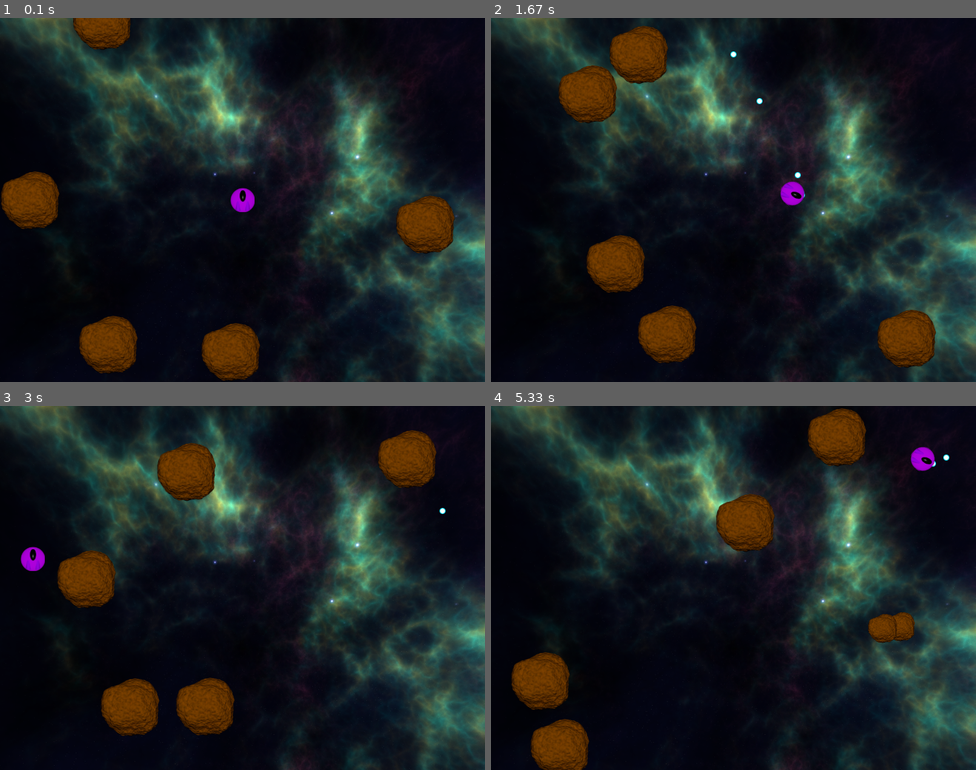
Above: before the commit, frames 1-4 (two rows, left to right).
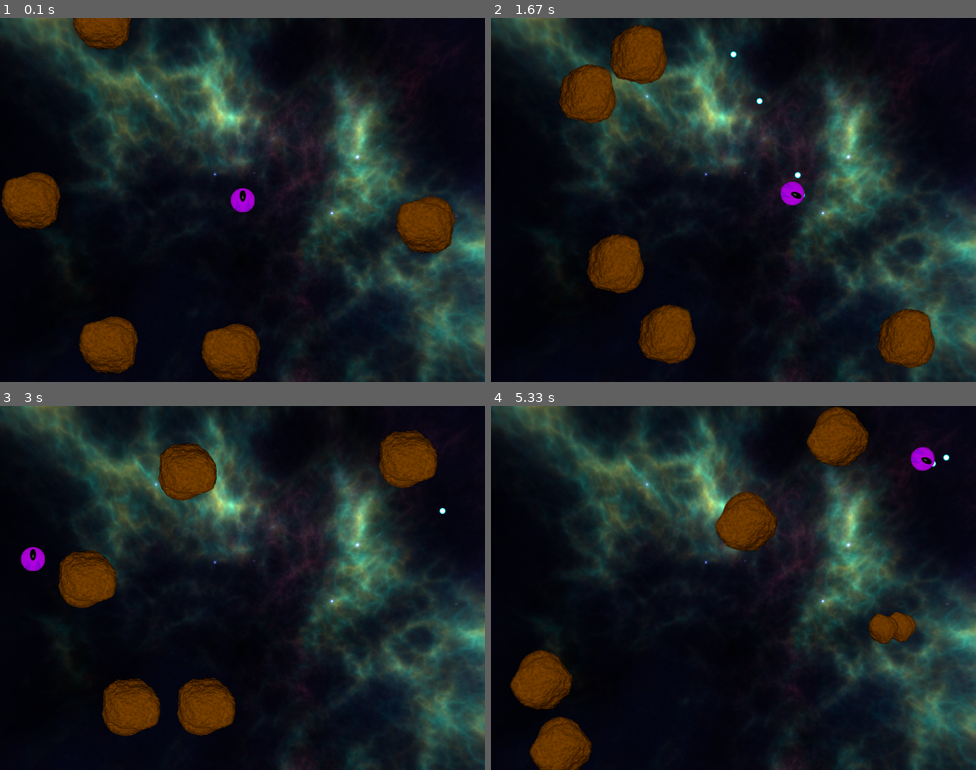
Above: after the commit, the same moments.

Repository: StochasticJP/pygame_asteroids
Game: pygame game, started from __main__.py
Two runs of this game, one before a commit and one after it. Both use one fixed random seed, a clock stepped at 60 frames per second and the inputs below.
Inputs:
- Up to frame 1 (0.1 s): no input
- Up to frame 2 (1.67 s): tap Space at 0.33, 0.73, 1.03, 1.23, 1.57 s; hold Right 0.67-1.13 s; hold Up 1.17-1.47 s; hold Right from 1.5 s (still down)
- Up to frame 3 (3 s): tap Space at 1.87, 2.07, 2.37, 2.63, 2.93 s; release Right at 1.97 s; hold Left 2-2.53 s; hold Left 2.57-2.97 s
- Up to frame 4 (5.33 s): hold Up 3-3.37 s; tap Space at 3.07, 3.47, 3.77, 4.13, 4.43, 4.63, 4.93, 5.13 s; hold Right 3.4-4.03 s; hold Left 4.07-4.53 s; hold Right 4.57-5.03 s; hold Up from 5.07 s (still down)

The runs differ from the first frame. In frame 1, 0.9% of the frame differs, in the area x 0-94%, y 0-100%; in frame 2, 2.4%; in frame 3, 2.8%, in the area x 11-91%, y 6-91%; in frame 4, 2.2%.

Commit message:
added rotational logic to the asteroids

Diff:
--- a/asteroids.py
+++ b/asteroids.py
@@ -7,11 +7,12 @@
 
 class Asteroids(GameObject):
     ASTEROIDS = "asteroid"
-    CONST_ROTATION = 1
+    ROT_SPEED = -1
 
     def __init__(self, position, create_asteroid_callback, size=3):
         self.size = size
         self.create_asteroid_callback = create_asteroid_callback
+        self.angle = 0
 
         size_to_scale = {
             3: 1,
@@ -30,13 +31,10 @@
                 asteroid = Asteroids(self.position, self.create_asteroid_callback, self.size - 1)
                 self.create_asteroid_callback(asteroid)
 
-
-    # def rotate(self):
-    #     self.direction.rotate_ip(self.CONST_ROTATION)
-
-    # def draw(self, surface):
-    #     angle = self.direction.angle_to(self.UP_COORDS)
-    #     rotated_surface = rotozoom(self.sprite, angle, 1.0)
-    #     rotated_surface_size = Vector2(rotated_surface.get_size())
-    #     blit_position = self.position - rotated_surface_size * 0.5
-    #     surface.blit(rotated_surface, blit_position)
+    # override inheritance draw for rotational movement
+    def draw(self, surface):
+        self.angle += self.ROT_SPEED
+        rotated_surface = rotozoom(self.sprite, self.angle, 1.0)
+        rotated_surface_size = Vector2(rotated_surface.get_size())
+        blit_position = self.position - rotated_surface_size * 0.5
+        surface.blit(rotated_surface, blit_position)
--- a/game.py
+++ b/game.py
@@ -105,8 +105,6 @@
         # for asteroids in self.asteroids_list:
         #     asteroids.move(self.screen)
 
-
-
         # # Check screen boundaries to keep object within screen
         # if self.spaceship.position.x < 0 or self.spaceship.position.x > self.screen.get_width():
         #     self.spaceship.velocity.x *= -1
@@ -131,7 +129,6 @@
         pygame.display.flip()  # updates the content of the screen
         self.clock.tick(60)  # will wait it match the desired FPS
 
-
     def _get_game_objects(self):
         game_objects = [*self.asteroids, *self.bullets]
 
--- a/player.py
+++ b/player.py
@@ -27,8 +27,11 @@
         self.direction.rotate_ip(angle)
 
     def draw(self, surface):
+        # introduce rotozoom using given angle
         angle = self.direction.angle_to(GameObject.UP_DIRECTION)  # checks the difference between up and current direction
         rotated_surface = rotozoom(self.sprite, angle, 1.0)
+
+        # placement of sprite with blit
         rotated_surface_size = Vector2(rotated_surface.get_size())
         blit_position = self.position - rotated_surface_size * 0.5
         surface.blit(rotated_surface, blit_position)  # put on screen using blit_pos
